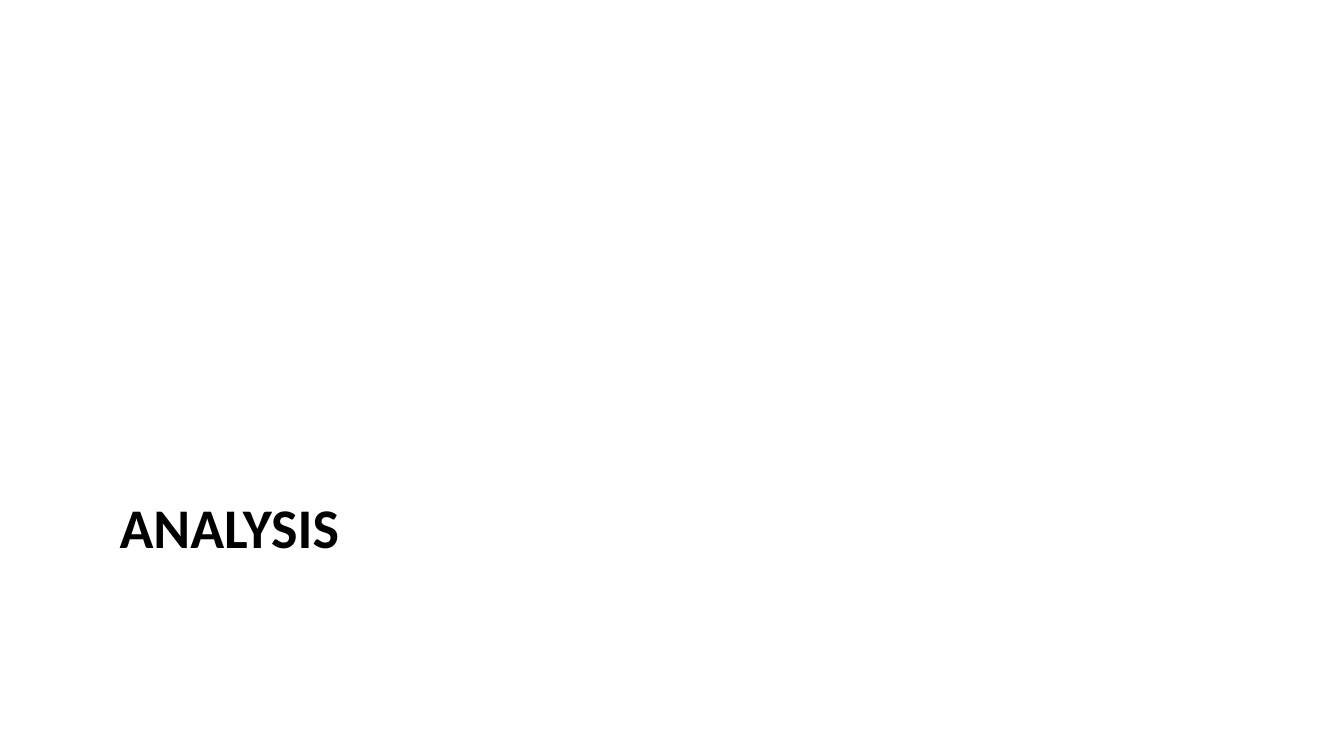
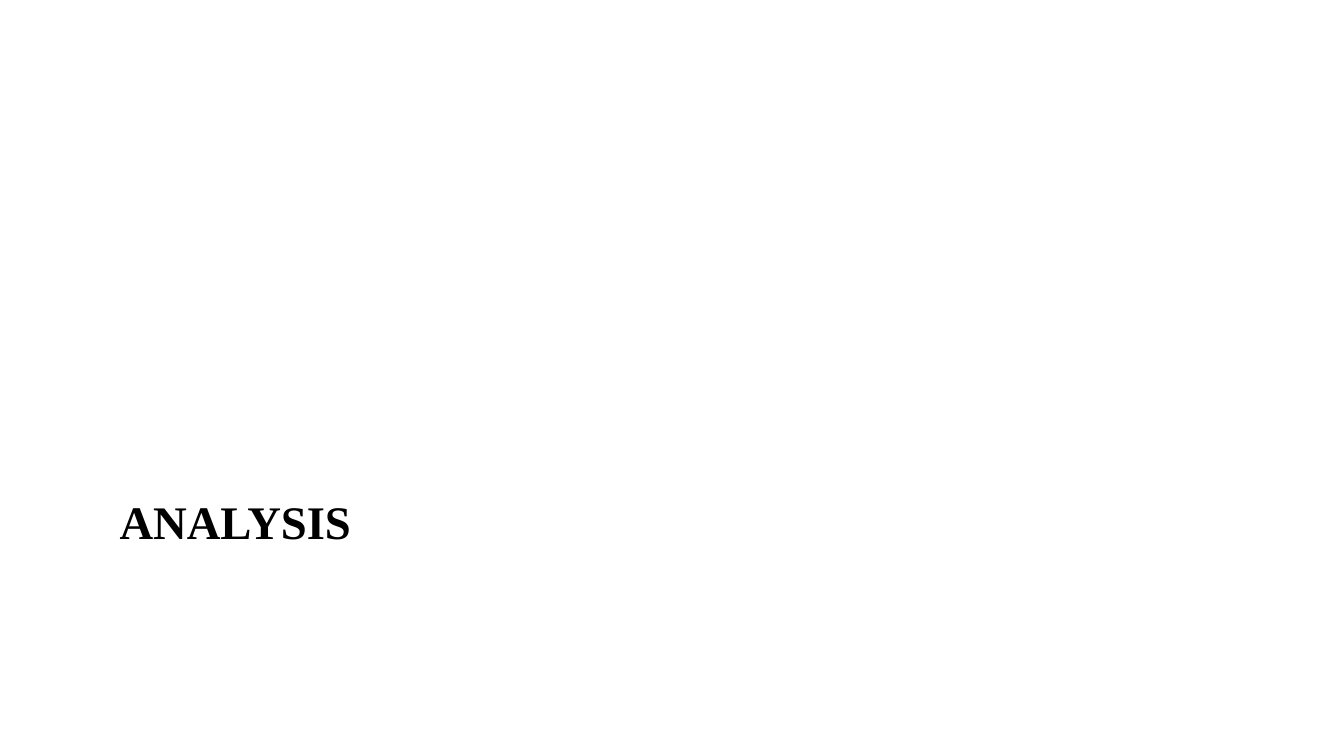
Before and after one commit to ClassOrg-Data-Sci-2024/Computational-mapping-of-NURSE-vowels-in-NE, a slide deck: slide 10 of Presentation.pptx. Drawn at 1344x756 pixels with LibreOffice and Linux fonts; fonts in the diff are those of the drawing. Boxes give left, top, right and bottom in pixels: in the first picture for what was removed or moved away, otherwise in the second. Text is boxed around its words. In the diff, an @@ line names an element or a change of style, - is before the commit and + after.

```diff
--- a/Presentation.pptx
+++ b/Presentation.pptx
@@ title "ANALYSIS" at <box>120,508,351,540</box>: size 30 to 25 pt, font Calibri to Times New Roman @@
```
Also in this commit, not shown: 3 other slides changed.
